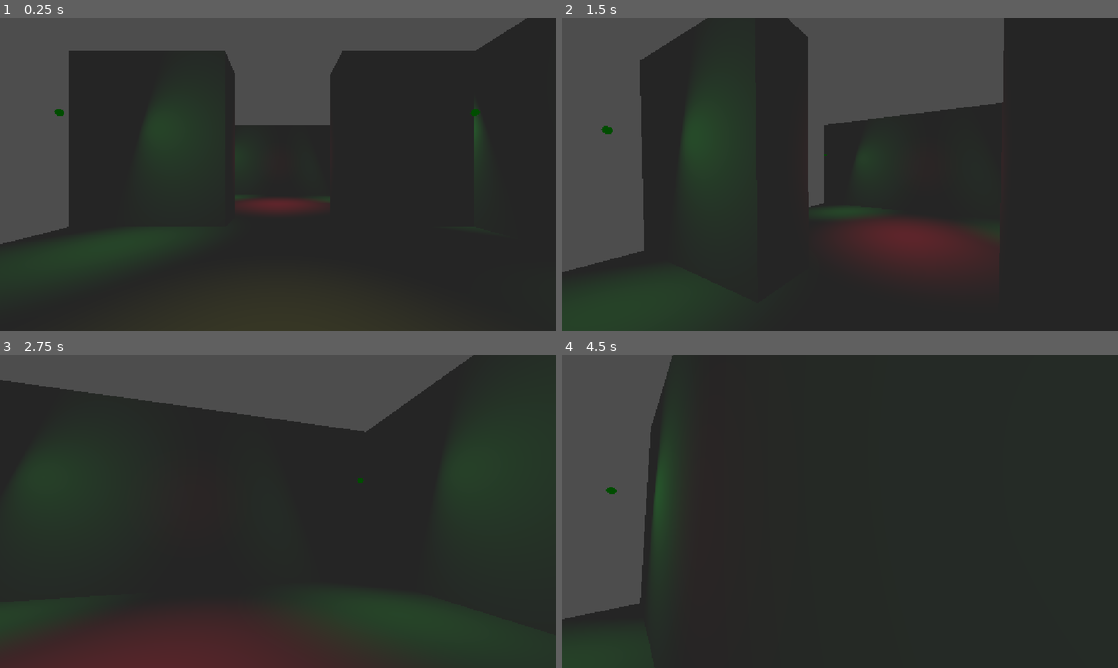
Above: before the commit, frames 1-4 (two rows, left to right).
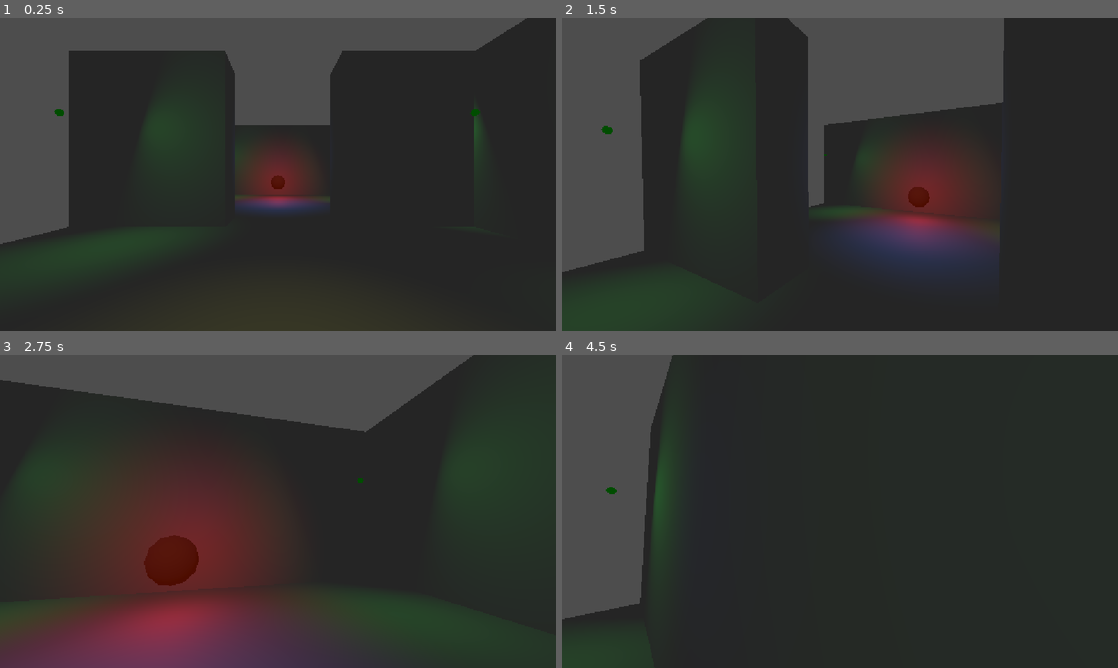
Above: after the commit, the same moments.

Repository: soheil-eivazy/ton-inventory
Game: Godot game, scene res://src/main/main_room.tscn
Same seed, same stepped clock (60 frames per second), same inputs: the game is played once before the commit and once after it.
Inputs (mouse positions are in pixels of both pictures, inside the frame that each line leads up to):
- Up to frame 1 (0.25 s): no input
- Up to frame 2 (1.5 s): tap Enter at 0.5 s; move the mouse to (867, 174) at 0.52 s; hold W (FORWARD) from 0.53 s (still down); click (867, 174) at 0.6 s; tap Space (JUMP) at 0.77 s; move the mouse to (812, 174) at 1.27 s; click (812, 174) at 1.35 s
- Up to frame 3 (2.75 s): keep holding W (FORWARD); tap Space (JUMP) at 1.52 s; move the mouse to (289, 505) at 2.02 s; click (289, 505) at 2.1 s
- Up to frame 4 (4.5 s): keep holding W (FORWARD); move the mouse to (834, 517) at 2.77 s; click (834, 517) at 2.85 s; tap Space (JUMP) at 3.02, 3.77, 4.25 s; move the mouse to (878, 514) at 3.52 s; click (878, 514) at 3.6 s; move the mouse to (795, 508) at 4.27 s; click (795, 508) at 4.35 s

The runs differ from the first frame. In frame 1, 2.3% of the frame differs, in the area x 42-58%, y 41-63%; in frame 2, 7.4%; in frame 3, 24%, in the area x 0-60%, y 33-100%; in frame 4, less than 0.1%.

Commit message:
add interaction

Diff:
--- /dev/null
+++ b/area_3d.gd
@@ -0,0 +1,16 @@
+extends Area3D
+
+signal activate
+
+# Called when the node enters the scene tree for the first time.
+func _ready() -> void:
+	pass # Replace with function body.
+
+
+# Called every frame. 'delta' is the elapsed time since the previous frame.
+func _process(delta: float) -> void:
+	pass
+
+
+func action():
+	activate.emit()
--- /dev/null
+++ b/src/main/lamp.gd
@@ -0,0 +1,16 @@
+extends Node3D
+
+@onready var omni_light_3d: OmniLight3D = $OmniLight3D
+@onready var area_3d: Area3D = $Area3D
+
+# Called when the node enters the scene tree for the first time.
+func _ready() -> void:
+	area_3d.activate.connect(lamp_switch)
+
+
+# Called every frame. 'delta' is the elapsed time since the previous frame.
+func _process(_delta: float) -> void:
+	pass
+
+func lamp_switch():
+	omni_light_3d.visible = not omni_light_3d.visible
--- /dev/null
+++ b/src/main/lamp.tscn
@@ -0,0 +1,26 @@
+[gd_scene format=3 uid="uid://boeg4pjdq3riy"]
+
+[ext_resource type="Script" uid="uid://cy1lfwdff1jj8" path="res://src/main/lamp.gd" id="1_bekw5"]
+[ext_resource type="Script" uid="uid://cyh3x5bp3tqkj" path="res://area_3d.gd" id="2_uno5e"]
+
+[sub_resource type="SphereShape3D" id="SphereShape3D_bikiy"]
+radius = 1.1204501
+
+[sub_resource type="StandardMaterial3D" id="StandardMaterial3D_bikiy"]
+albedo_color = Color(1, 0.2509804, 0, 1)
+
+[node name="Lamp" type="Node3D" unique_id=727924472]
+script = ExtResource("1_bekw5")
+
+[node name="Area3D" type="Area3D" parent="." unique_id=704613882]
+collision_layer = 4
+script = ExtResource("2_uno5e")
+
+[node name="CollisionShape3D" type="CollisionShape3D" parent="Area3D" unique_id=1802537976]
+shape = SubResource("SphereShape3D_bikiy")
+
+[node name="CSGSphere3D" type="CSGSphere3D" parent="." unique_id=1809970127]
+material = SubResource("StandardMaterial3D_bikiy")
+
+[node name="OmniLight3D" type="OmniLight3D" parent="." unique_id=2114470931]
+light_color = Color(1, 0.06666667, 0.09019608, 1)
--- a/src/main/main_room.tscn
+++ b/src/main/main_room.tscn
@@ -1,6 +1,7 @@
 [gd_scene format=3 uid="uid://c7h17ifsnnpcp"]
 
 [ext_resource type="PackedScene" uid="uid://d26ok3mhplda3" path="res://src/protag/protag.tscn" id="1_fm6s0"]
+[ext_resource type="PackedScene" uid="uid://boeg4pjdq3riy" path="res://src/main/lamp.tscn" id="2_cctw7"]
 
 [sub_resource type="StandardMaterial3D" id="StandardMaterial3D_fm6s0"]
 
@@ -114,4 +115,7 @@
 
 [node name="OmniLight3D2" type="OmniLight3D" parent="." unique_id=1075723041]
 transform = Transform3D(1, 0, 0, 0, 1, 0, 0, 0, 1, 0, 3.1018171, -5.5147424)
-light_color = Color(0.9607843, 0, 0.25490198, 1)
+light_color = Color(0.26458585, 0.4846207, 0.9691761, 1)
+
+[node name="Lamp" parent="." unique_id=727924472 instance=ExtResource("2_cctw7")]
+transform = Transform3D(1, 0, 0, 0, 1, 0, 0, 0, 1, 0, 1.6321464, -8.066357)
--- a/src/protag/protag.gd
+++ b/src/protag/protag.gd
@@ -4,6 +4,8 @@
 const JUMP_VELOCITY = 4.5
 const CAMERA_SPEED = 0.5
 var health: int = 5
+
+var interactee: Node3D = null
 
 func _ready():
 	Input.set_mouse_mode(Input.MOUSE_MODE_CAPTURED)
@@ -40,4 +42,17 @@
 		velocity.x = move_toward(velocity.x, 0, SPEED)
 		velocity.z = move_toward(velocity.z, 0, SPEED)
 
+	if interactee != null:
+		if Input.is_action_just_pressed("ACTION"):
+			if interactee.has_method("action"):
+				interactee.action()
+
 	move_and_slide()
+
+
+func _on_area_3d_area_entered(area: Area3D) -> void:
+	interactee = area
+
+
+func _on_area_3d_area_exited(area: Area3D) -> void:
+	interactee = null
--- a/src/protag/protag.tscn
+++ b/src/protag/protag.tscn
@@ -31,11 +31,14 @@
 unique_name_in_owner = true
 transform = Transform3D(1, 0, 0, 0, 1, 0, 0, 0, 1, 0, 1.6840107, 0)
 
-[node name="Area3D" type="Area3D" parent="." unique_id=933271156]
+[node name="Area3D" type="Area3D" parent="Camera3D" unique_id=933271156]
+transform = Transform3D(1, 0, 0, 0, 1, 0, 0, 0, 1, 0, -1.6840107, -0.626487)
 collision_mask = 4
 
-[node name="CollisionShape3D" type="CollisionShape3D" parent="Area3D" unique_id=1262557581]
+[node name="CollisionShape3D" type="CollisionShape3D" parent="Camera3D/Area3D" unique_id=1262557581]
 transform = Transform3D(1, 0, 0, 0, 1, 0, 0, 0, 1, 0, 1.0596361, 0)
 shape = SubResource("CapsuleShape3D_bikiy")
 
-[connection signal="body_entered" from="Area3D" to="." method="_on_area_3d_body_entered"]
+[connection signal="area_entered" from="Camera3D/Area3D" to="." method="_on_area_3d_area_entered"]
+[connection signal="area_exited" from="Camera3D/Area3D" to="." method="_on_area_3d_area_exited"]
+[connection signal="body_entered" from="Camera3D/Area3D" to="." method="_on_area_3d_body_entered"]
Not shown, added: area_3d.gd.uid
Not shown, added: src/main/lamp.gd.uid
